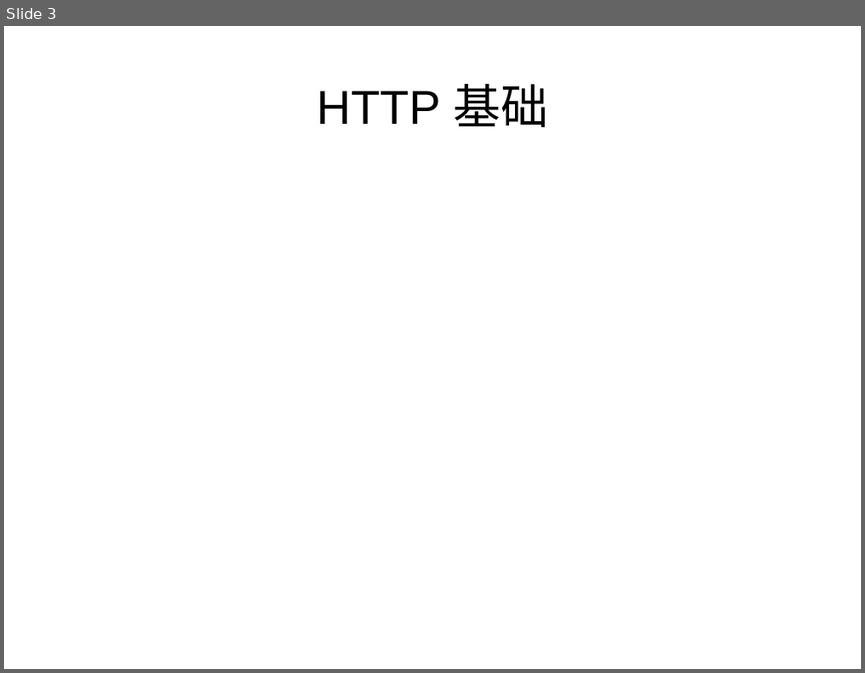
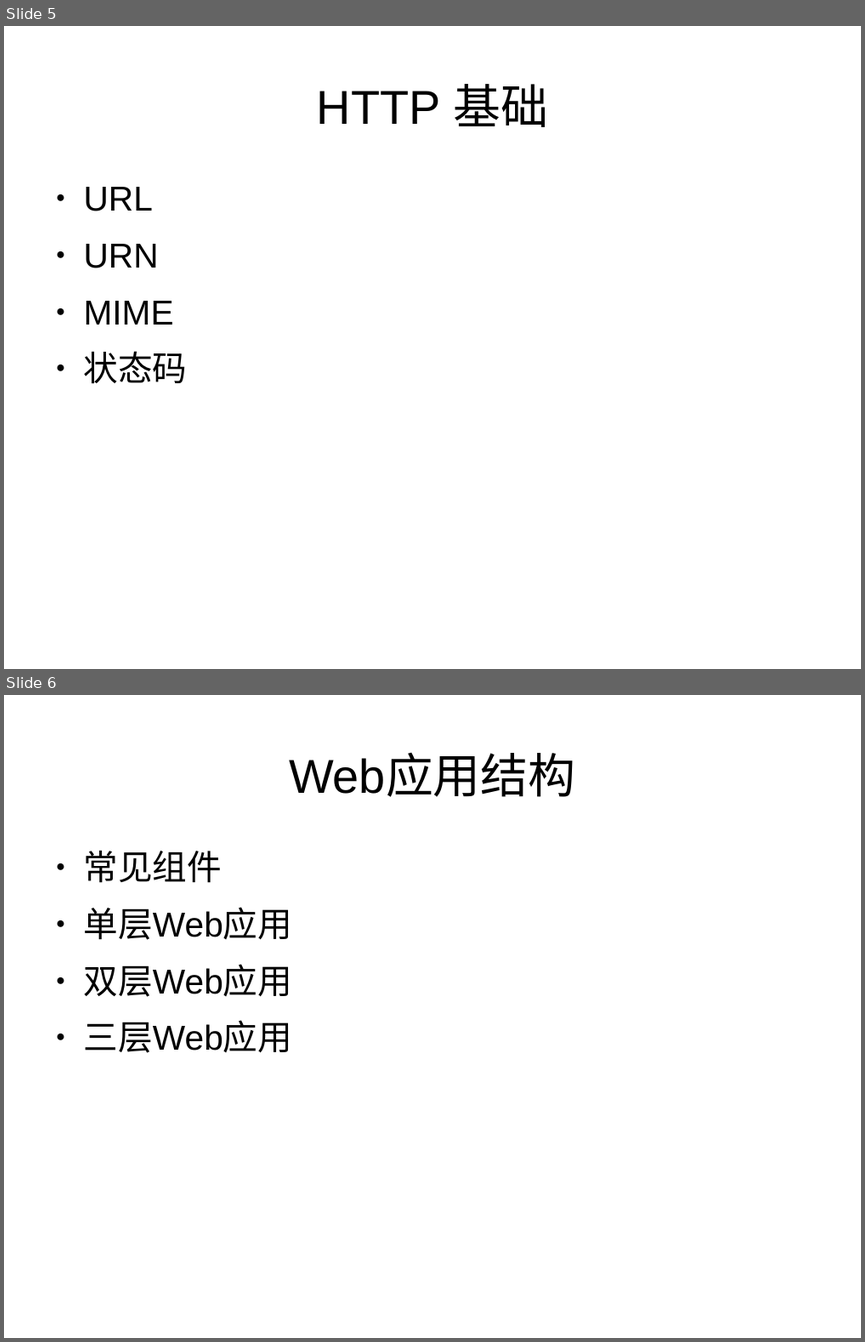
Before and after one commit to morro-wind/share, a slide deck: WEBterms/WEB-Terms.odp. Shown one above the other, each under a label of ours: slide 3 before the commit, slides 5 and 6 after it. The pictures are 865x673 and 865x1342 pixels, drawn with LibreOffice and Linux fonts; fonts in the diff are those of the drawing. Boxes give left, top, right and bottom in pixels: in the first picture for what was removed or moved away, otherwise in the second. Text is boxed around its words. In the diff, an @@ line names an element or a change of style, - is before the commit and + after.

```diff
--- a/WEBterms/WEB-Terms.odp
+++ b/WEBterms/WEB-Terms.odp
@@ slide 6 added at [4, 695, 861, 1338], background #FFFFFF @@
@@ title added at [289, 755, 575, 797], 44 pt, text #000000 @@
+Web应用结构
@@ text added at [84, 850, 293, 1053], 32 pt, text #000000 @@
+● 常见组件
+● 单层Web应用
+● 双层Web应用
+● 三层Web应用
@@ what was slide 3 is now slide 5 @@
@@ slide 5 changed as well @@
@@ text added at [84, 187, 188, 384], 32 pt, text #000000 @@
+● URL
+● URN
+● MIME
+● 状态码
```
Also in this commit, not shown: 2 other slides changed, 5 other slides added.
